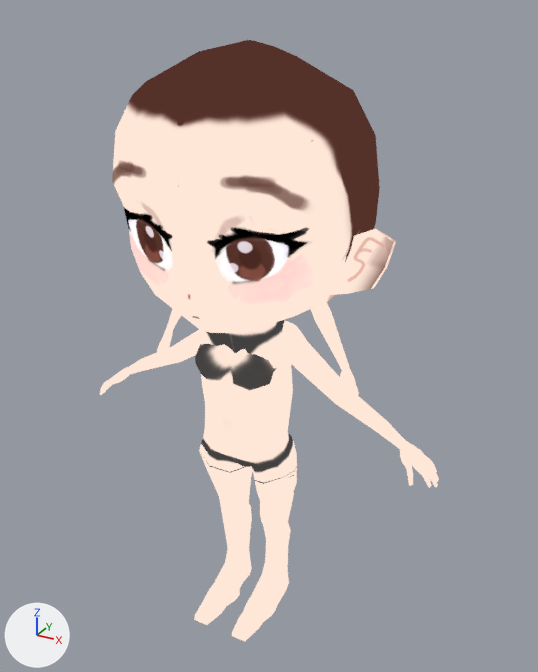
What one commit did to the Blender file BASEMESH/basemesh.blend.
Both versions are drawn from a 50 mm lens placed at (1.061, -1.8, 1.907), pointed at (0.008, 0.115, 0.949). The axes (+X, +Y, +Z) are drawn at lower left. The lights are the same throughout.

Objects in the first picture: 'Chibi', 'Normal'.
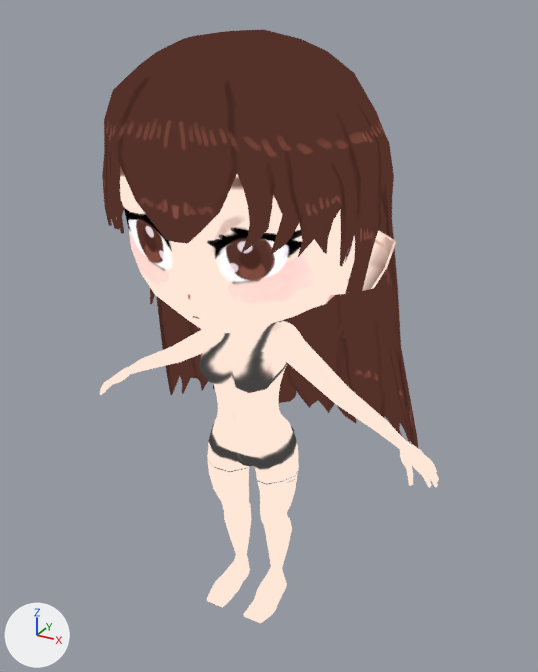
Commit message: basemesh juttuja

Pixel boxes (x1, y1, x2, y2) of what changed, in the pictures (538 x 672 px; the box of a moved part takes in the faces that stretch with it):
'Chibi', reshaped: before (100, 40, 439, 625); after (100, 166, 439, 623)
'Hair', added: after (102, 30, 418, 448)
'Normal', hidden: before (156, 303, 359, 641)
part 1 of me_cube_005, moved or reshaped: before (157, 277, 341, 625); after (157, 277, 347, 623)
part 2 of me_cube_005, moved or reshaped (not visible afterwards): before (284, 84, 355, 204)

The change, as a list of edits to the scene's bpy script:
```text
Add img_hair_base_color:
    img_hair_base_color = load_image('Hair Base Color', '_unpacked/Hair_Base_Color', 1024, 1024, 'sRGB')
Add img_hair_shadow_color:
    img_hair_shadow_color = load_image('Hair Shadow Color', '_unpacked/Hair_Shadow_Color', 1024, 1024, 'sRGB')
Add mat_hair:
    mat_hair = bpy.data.materials.new('Hair')
    # uses the picture img_hair_base_color
    # uses the picture img_hair_shadow_color
Change me_cube_005:
    used by ob_chibi; location = (0.0, 0.0, 0.0); rotation_euler = (-0.0801, 0.0, 0.0), in degrees (-4.6, 0, 0); scale = (0.121, 0.121, 0.121)
    remove me_cube_005.from_pydata(...)  # 885 vertices, 856 faces; spans x 0.0..5.1, y -3.7..2.1, z -0.1..15.2
    add me_cube_005.from_pydata(...)  # 884 vertices, 856 faces; spans x 0.0..5.1, y -3.7..2.1, z -0.1..15.2
    me_cube_005 part 1: 228 vertices moved from x 0.0..2.1, y -2.9..0.9, z -0.1..9.8 to x 0.0..2.1, y -2.7..0.8, z -0.1..9.7; 46 vertices removed from x 0.0..1.0, y -1.8..0.6, z -0.1..8.6; 45 vertices added at x 0.0..1.0, y -1.7..0.6, z -0.1..8.6
    me_cube_005 part 2: 1 vertex moved from x 2.6, y -1.9, z 13.3 to x 2.4, y -2.4, z 13.0
Add me_plane:
    me_plane.from_pydata(...)  # 364 vertices, 341 faces; spans x 0.0..0.493, y -0.383..0.996, z -0.547..0.354
    me_plane.polygons.foreach_set('use_smooth', [True] * 341)
    me_plane.materials.append(mat_hair)
Change ob_normal:
    add ob_normal.hide_set(True)
Add ob_hair:
    ob_hair = bpy.data.objects.new('Hair', me_plane)
    ob_hair.location = (0.0, 0.0, 0.861)
    ob_hair.rotation_euler = (1.553, 0.0, 0.0)  # degrees (89, 0, 0)
    _m = ob_hair.modifiers.new('Mirror', 'MIRROR')
    _m.use_clip = True
```
